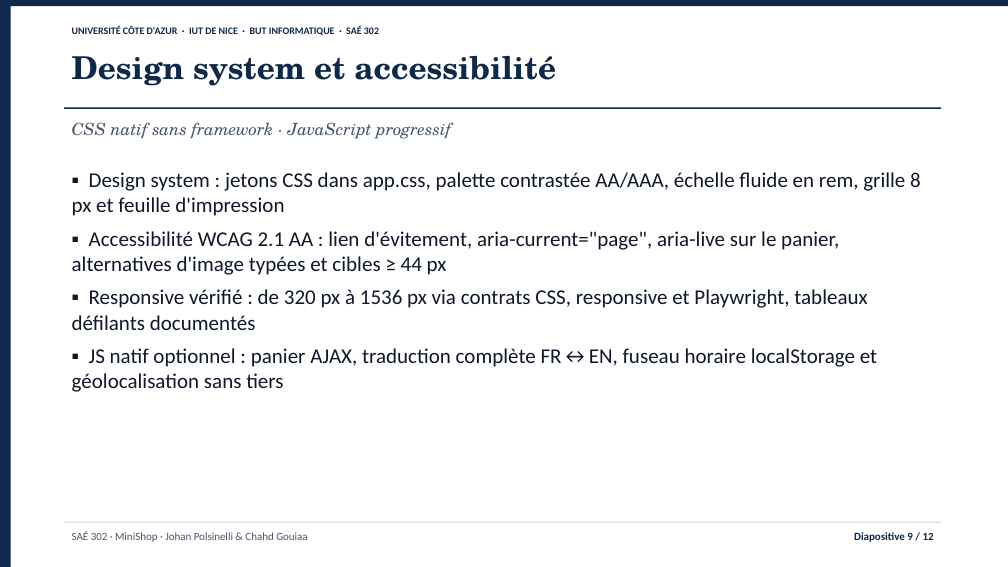
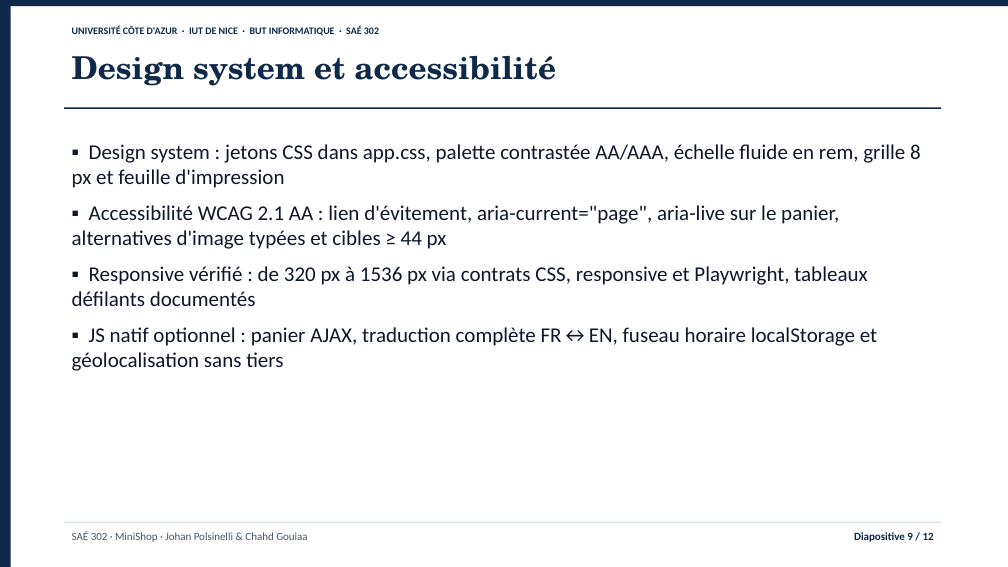
Before and after one commit to jojo8356/SAE-302, a slide deck: slide 9 of livrables/minishop-soutenance.pptx. Drawn at 1008x567 pixels with LibreOffice and Linux fonts; fonts in the diff are those of the drawing. Boxes give left, top, right and bottom in pixels: in the first picture for what was removed or moved away, otherwise in the second. Text is boxed around its words. In the diff, an @@ line names an element or a change of style, - is before the commit and + after.

```diff
--- a/livrables/minishop-soutenance.pptx
+++ b/livrables/minishop-soutenance.pptx
@@ text "▪ Design system : jetons ...": place and size @@
-text "▪ Design system : jetons ..." at <box>72,172,921,392</box>
+text "▪ Design system : jetons ..." at <box>72,144,921,371</box>
@@ text "▪ Design system : jetons ..." at <box>72,144,921,371</box>: more space between paragraphs @@
@@ text removed at <box>72,122,451,139</box> @@
-CSS natif sans framework · JavaScript progressif
```
Also in this commit, not shown: 11 other slides changed, 5 other files.
